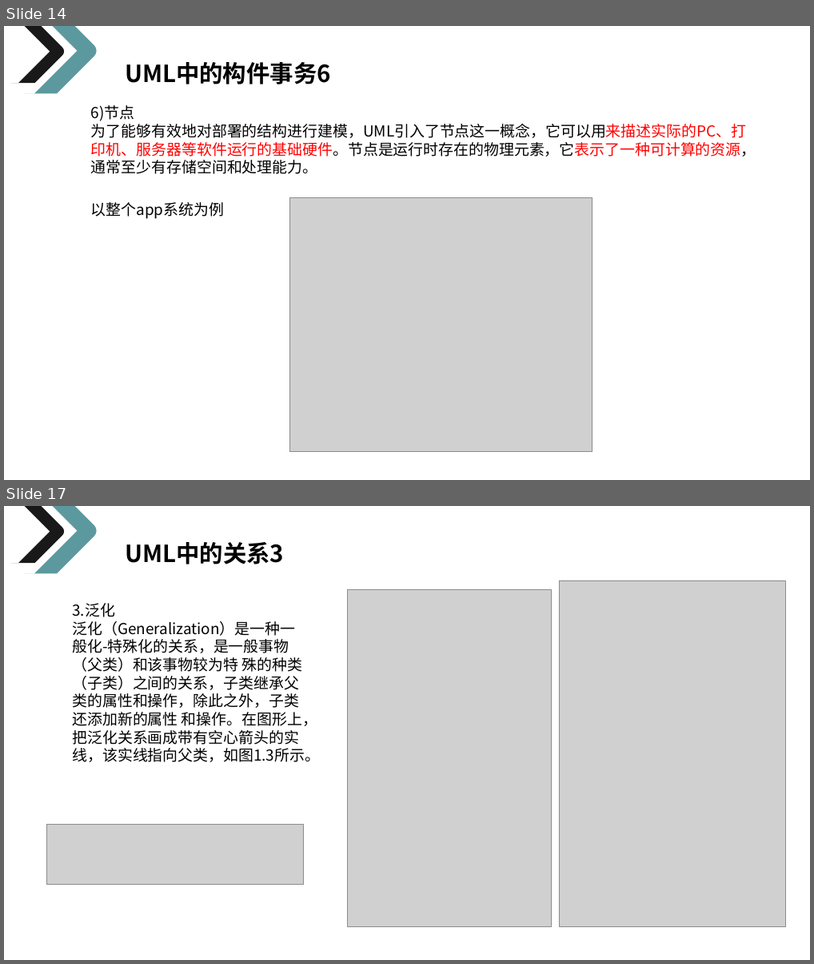
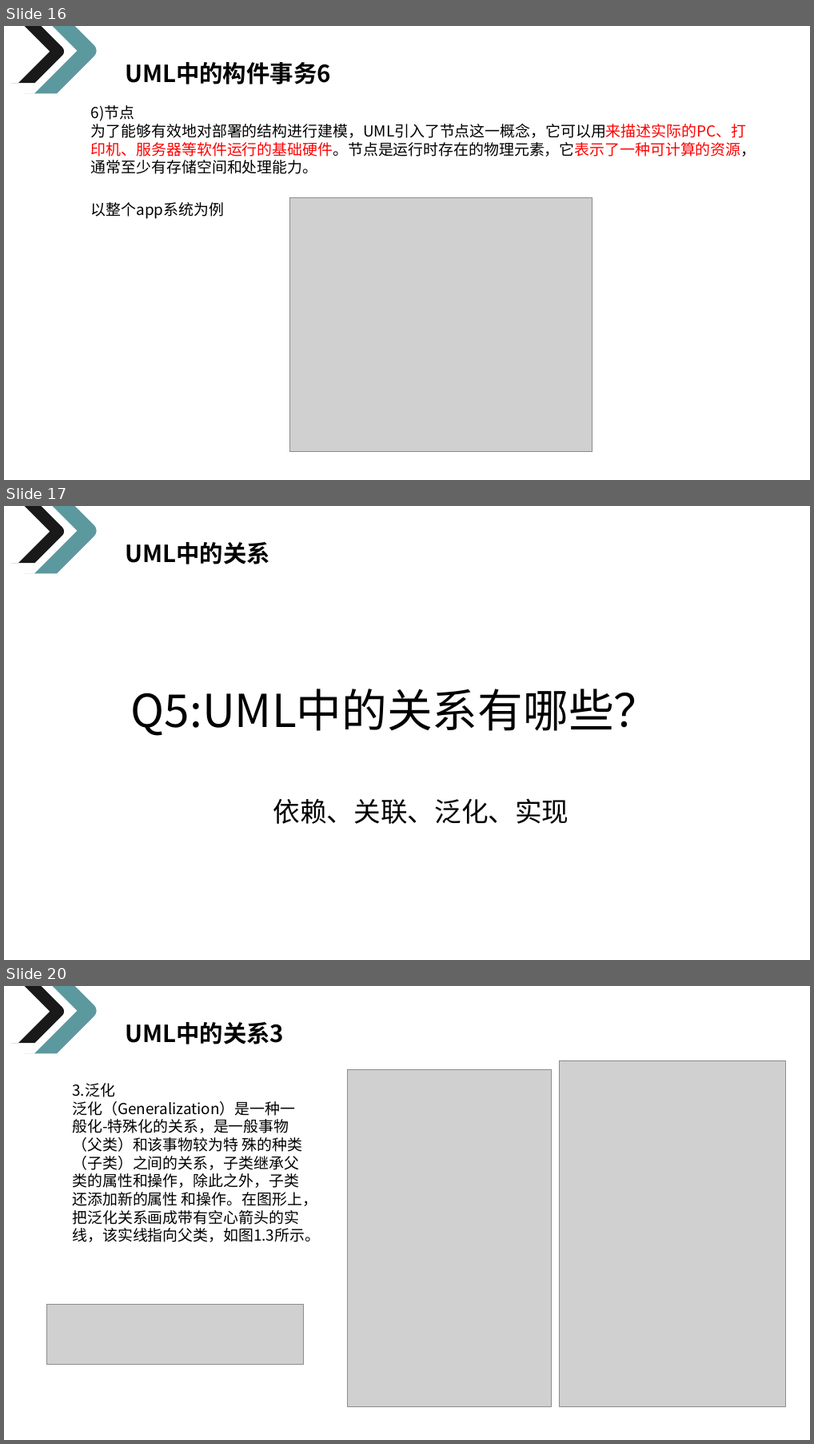
Before and after one commit to on6nx/requirement, a slide deck: uml1/G07翻转课堂1.pptx. Shown one above the other, each under a label of ours: slides 14 and 17 before the commit, slides 16, 17 and 20 after it; the slides between them are not shown. The pictures are 814x964 and 814x1444 pixels, drawn with LibreOffice and Linux fonts; fonts in the diff are those of the drawing; grey boxes stand for pictures. Boxes give left, top, right and bottom in pixels: in the first picture for what was removed or moved away, otherwise in the second. Text is boxed around its words. In the diff, an @@ line names an element or a change of style, - is before the commit and + after.

```diff
--- a/uml1/G07翻转课堂1.pptx
+++ b/uml1/G07翻转课堂1.pptx
@@ slide 17 added at bbox=[4, 506, 810, 960], background #FFFFFF @@
@@ freeform shape added at bbox=[4, 506, 66, 575], fill #000000 at 90% opacity @@
@@ freeform shape added at bbox=[5, 506, 100, 590], fill #4B8E95 at 90% opacity @@
@@ text added at bbox=[125, 542, 270, 564], 28 pt, text #000000, bold @@
+UML中的关系
@@ text added at bbox=[131, 688, 660, 736], 54 pt, text #000000 @@
+Q5:UML中的关系有哪些？
@@ text added at bbox=[274, 798, 570, 824], 32 pt, text #000000 @@
+依赖、关联、泛化、实现
@@ what was slide 14 is now slide 16 @@
@@ what was slide 17 is now slide 20 @@
```
Also in this commit, not shown: 4 slides changed, 2 other slides added, 1 other file.
